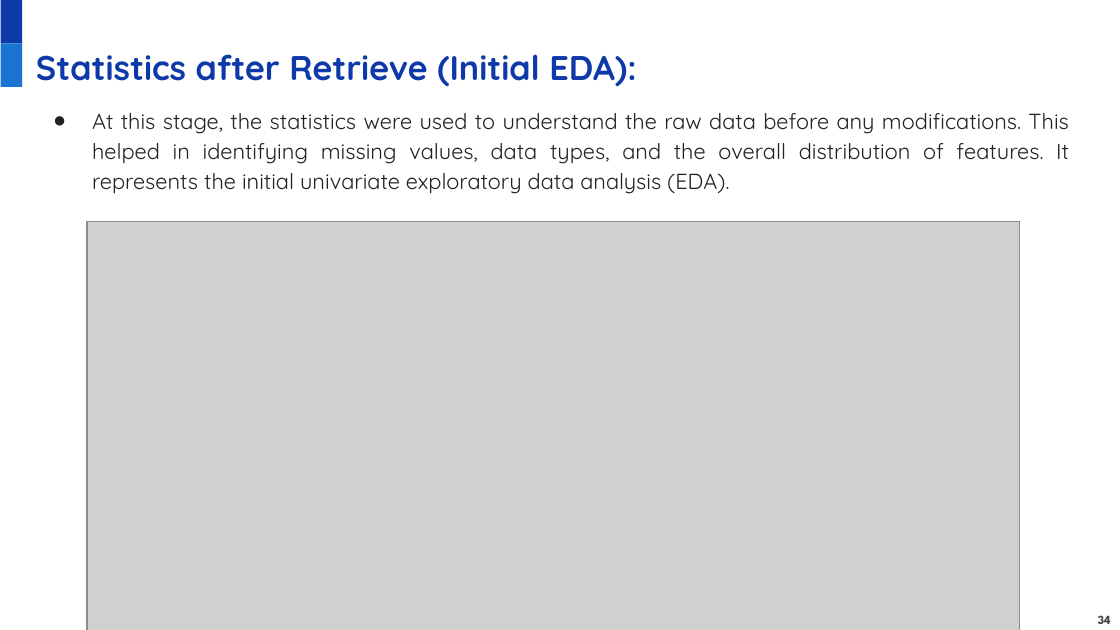
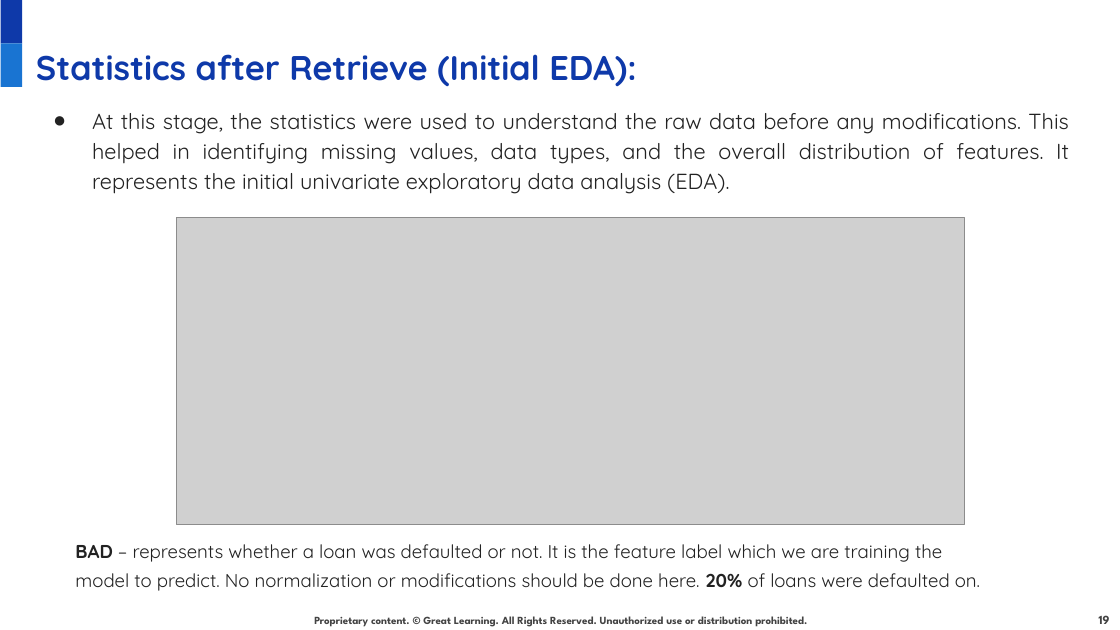
Before and after one commit to juanbucz/GreatLearning-TermProjects, a slide deck: slide 19 of Neural Networks - Loan Default/Loan Default Prediction Presentation - Business Interpretation - John Buczkowski.pptx (slide 34 before the commit). Drawn at 1120x630 pixels with LibreOffice and Linux fonts; fonts in the diff are those of the drawing; grey boxes stand for pictures; background and template pictures are left out. Boxes give left, top, right and bottom in pixels: in the first picture for what was removed or moved away, otherwise in the second. Text is boxed around its words. In the diff, an @@ line names an element or a change of style, - is before the commit and + after.

Commit message:
GG NN Default Loan Default Prediction Presentation - Clean up of pre-existing EDA slides; reorganization of current slide deck

```diff
--- a/Neural Networks - Loan Default/Loan Default Prediction Presentation - Business Interpretation - John Buczkowski.pptx
+++ b/Neural Networks - Loan Default/Loan Default Prediction Presentation - Business Interpretation - John Buczkowski.pptx
@@ picture: place and size @@
-picture at <box>87,222,1020,630</box>
+picture at <box>176,218,964,525</box>
@@ text added at <box>75,544,980,591</box>, 12 pt, text #222222 @@
+BAD – represents whether a loan was defaulted or not. It is the feature label which we are training the
+model to predict. No normalization or modifications should be done here. 20% of loans were defaulted on.
@@ page number at <box>1099,615,1110,624</box>: text changed @@
-34
+19
```
Also in this commit, not shown: 17 other slides changed, 5 slides added, 6 slides removed.
